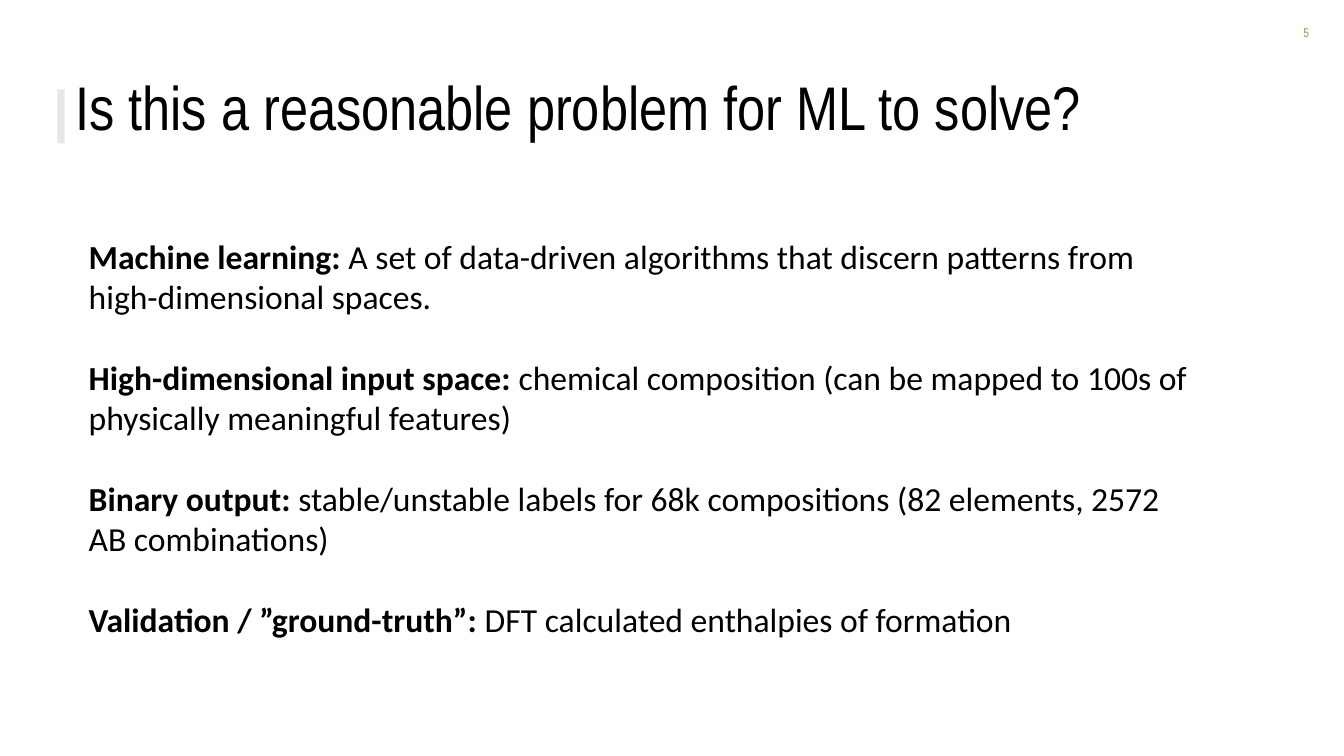
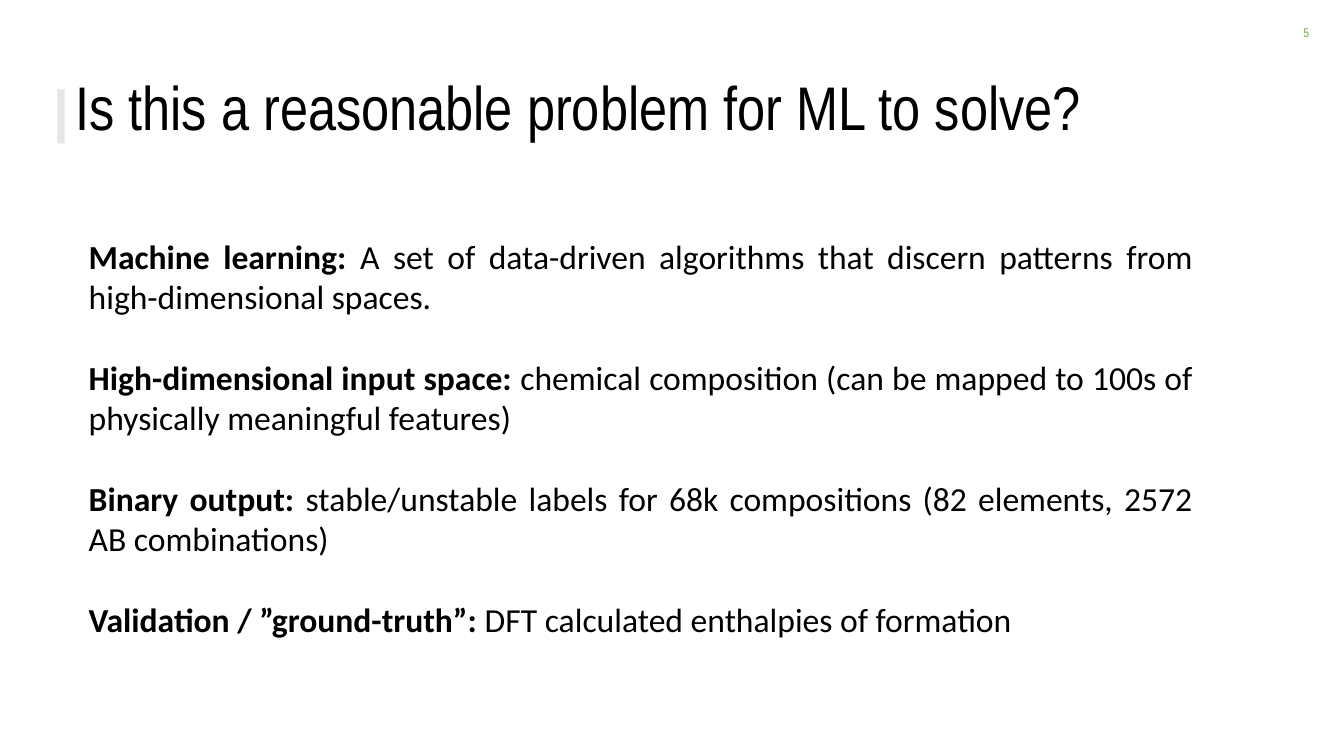
Before and after one commit to ckborg/DSE_challenge, a slide deck: slide 5 of DSE_challenge_slides.pptx. Drawn at 1344x756 pixels with LibreOffice and Linux fonts; fonts in the diff are those of the drawing; background and template pictures are left out. Boxes give left, top, right and bottom in pixels: in the first picture for what was removed or moved away, otherwise in the second. Text is boxed around its words. In the diff, an @@ line names an element or a change of style, - is before the commit and + after.

```diff
--- a/DSE_challenge_slides.pptx
+++ b/DSE_challenge_slides.pptx
@@ text "Machine learning: A set of ..." at box(89, 245, 1192, 638): alignment left to justified @@
```
Also in this commit, not shown: 4 other slides changed, 10 slides added, 3 slides removed, 2 other files.
